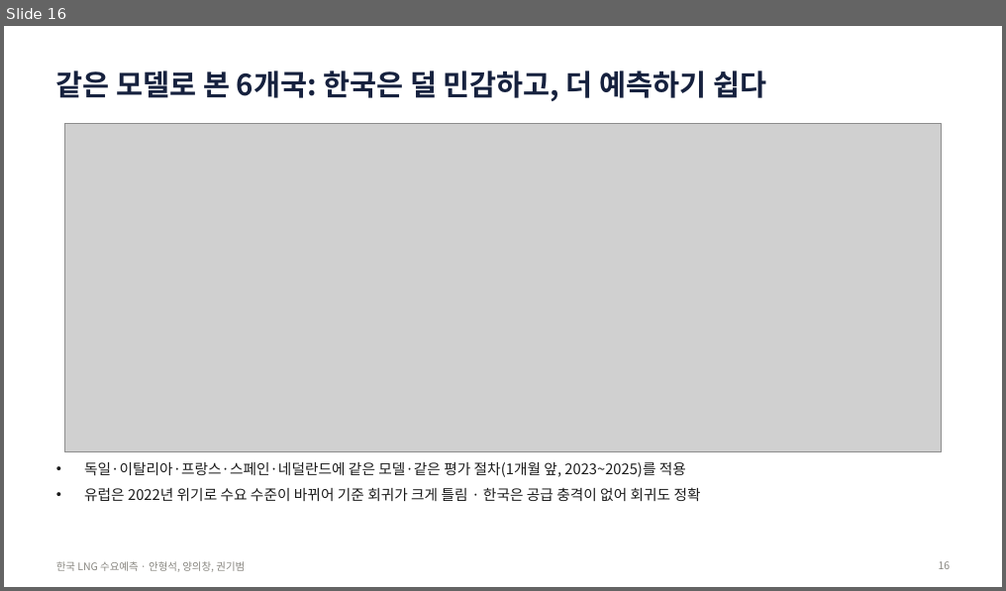
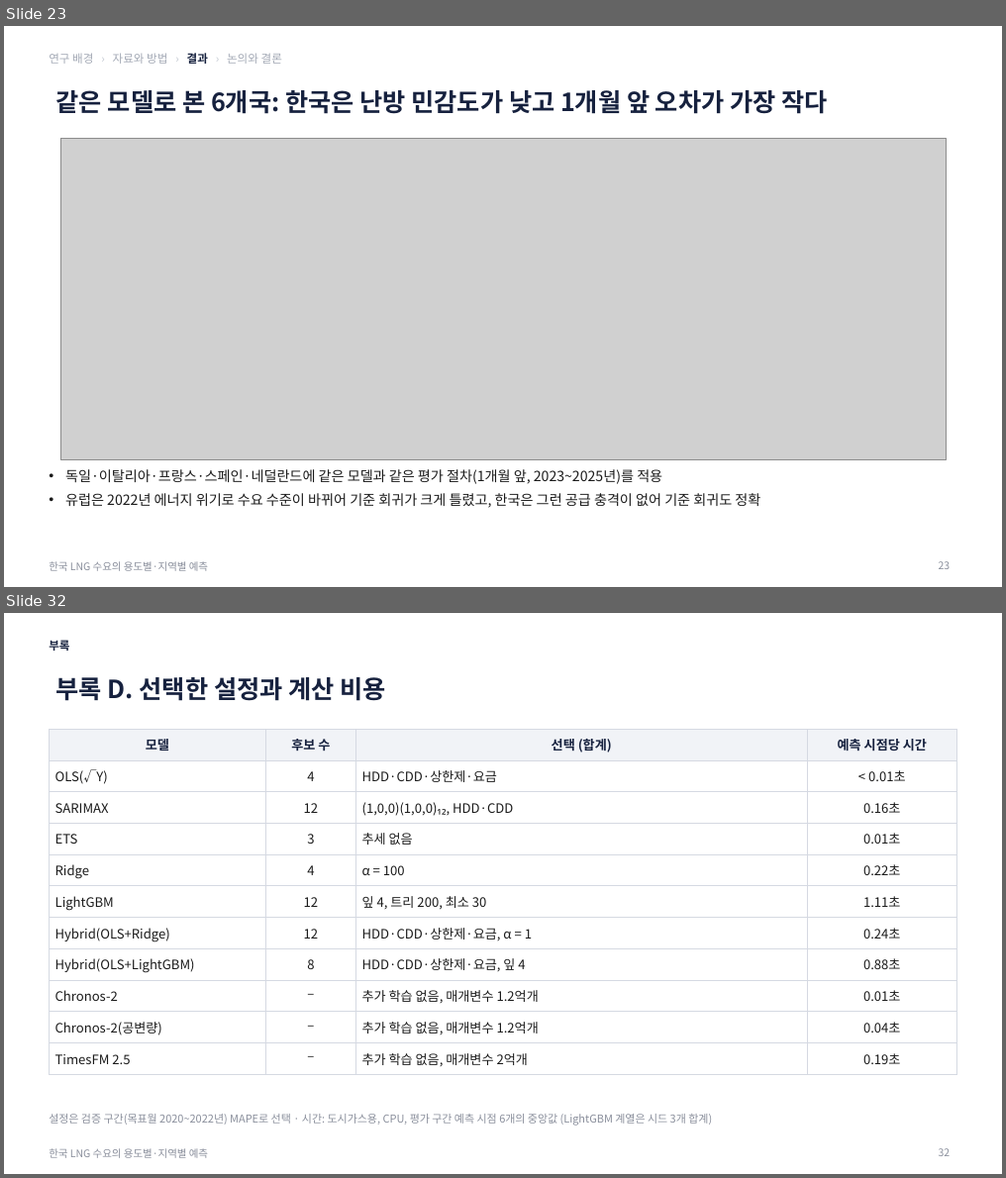
Before and after one commit to seoki0804/LNG_D_F, a slide deck: korea/report/한국_LNG_수요예측_발표.pptx. Shown one above the other, each under a label of ours: slide 16 before the commit, slides 23 and 32 after it; the slides between them are not shown. The pictures are 1006x591 and 1006x1178 pixels, drawn with LibreOffice and Linux fonts; fonts in the diff are those of the drawing; grey boxes stand for pictures. Boxes give left, top, right and bottom in pixels: in the first picture for what was removed or moved away, otherwise in the second. Text is boxed around its words. In the diff, an @@ line names an element or a change of style, - is before the commit and + after.

```diff
--- a/korea/report/한국_LNG_수요예측_발표.pptx
+++ b/korea/report/한국_LNG_수요예측_발표.pptx
@@ slide 32 added at (4, 613, 1002, 1174), background #FFFFFF; not listed: 1 template element that a slide beside it also shows @@
@@ text added at (49, 640, 69, 651), 11 pt, text #16213E, bold @@
+부록
@@ title added at (56, 677, 385, 701), 24 pt, text #16213E, bold @@
+부록 D. 선택한 설정과 계산 비용
@@ table added at (49, 729, 957, 1070), 11 rows, 4 columns @@
+모델 | 후보 수 | 선택 (합계) | 예측 시점당 시간
+OLS(√Y) | 4 | HDD·CDD·상한제·요금 | < 0.01초
+SARIMAX | 12 | (1,0,0)(1,0,0)₁₂, HDD·CDD | 0.16초
+ETS | 3 | 추세 없음 | 0.01초
+Ridge | 4 | α = 100 | 0.22초
+LightGBM | 12 | 잎 4, 트리 200, 최소 30 | 1.11초
+Hybrid(OLS+Ridge) | 12 | HDD·CDD·상한제·요금, α = 1 | 0.24초
+Hybrid(OLS+LightGBM) | 8 | HDD·CDD·상한제·요금, 잎 4 | 0.88초
+Chronos-2 | – | 추가 학습 없음, 매개변수 1.2억개 | 0.01초
+Chronos-2(공변량) | – | 추가 학습 없음, 매개변수 1.2억개 | 0.04초
+TimesFM 2.5 | – | 추가 학습 없음, 매개변수 2억개 | 0.19초
@@ text added at (49, 1114, 712, 1126), 10.5 pt, text #8A8F9C @@
+설정은 검증 구간(목표월 2020~2022년) MAPE로 선택 · 시간: 도시가스용, CPU, 평가 구간 예측 시점 6개의 중앙값 (LightGBM 계열은 시드 3개 합계)
@@ page number added at (939, 1149, 950, 1157), 10 pt, text #8A8F9C @@
+32
@@ what was slide 16 is now slide 23 @@
@@ slide 23 changed as well @@
@@ text added at (49, 53, 282, 64), 11 pt, text #A3A9B5 @@
+연구 배경 › 자료와 방법 › 결과 › 논의와 결론
@@ title at (56, 90, 827, 114): text changed; size 28 to 24 pt @@
-같은 모델로 본 6개국: 한국은 덜 민감하고, 더 예측하기 쉽다
+같은 모델로 본 6개국: 한국은 난방 민감도가 낮고 1개월 앞 오차가 가장 작다
@@ picture: place and size @@
-picture at (64, 123, 942, 453)
+picture at (60, 138, 945, 461)
@@ text at (65, 470, 760, 508): text changed; size 14 to 13.5 pt @@
-• 독일·이탈리아·프랑스·스페인·네덜란드에 같은 모델·같은 평가 절차(1개월 앞, 2023~2025)를 적용
-• 유럽은 2022년 위기로 수요 수준이 바뀌어 기준 회귀가 크게 틀림 · 한국은 공급 충격이 없어 회귀도 정확
+• 독일·이탈리아·프랑스·스페인·네덜란드에 같은 모델과 같은 평가 절차(1개월 앞, 2023~2025년)를 적용
+• 유럽은 2022년 에너지 위기로 수요 수준이 바뀌어 기준 회귀가 크게 틀렸고, 한국은 그런 공급 충격이 없어 기준 회귀도 정확
@@ text at (49, 562, 208, 571): text changed; text colour #898781 to #8A8F9C @@
-한국 LNG 수요예측 · 안형석, 양의창, 권기범
+한국 LNG 수요의 용도별·지역별 예측
@@ page number at (939, 562, 950, 570): text changed; text colour #898781 to #8A8F9C @@
-16
+23
```
Also in this commit, not shown: 8 other slides changed, 23 other slides added, 10 slides removed, 30 other files.
